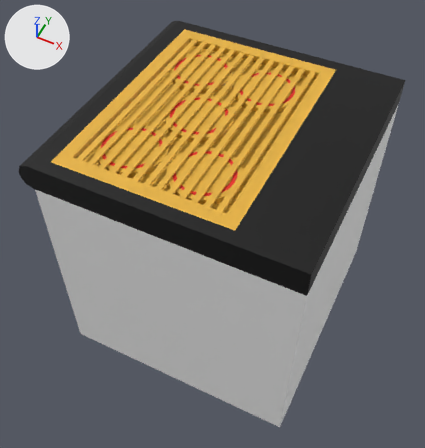
One commit to the FBX model Unity/Goremet Chef/Assets/Meshes/stovecounter.fbx: the scene before it, then after it.
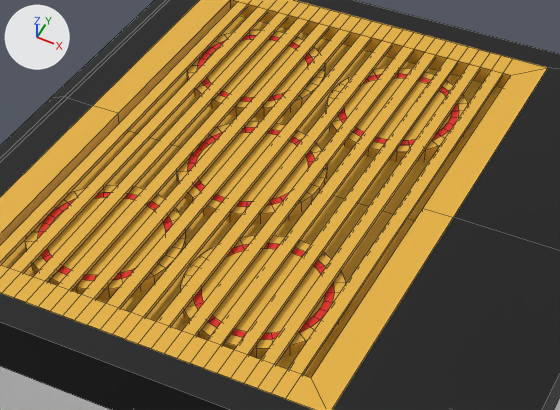
Each version appears first whole from a 50 mm camera at (1.38, -2.95, 3.54) aimed at (-0.05, -0.08, -0.04), and next in a close-up on the part from 20% to 80% of the width and 9% to 51% of the height. The lights are fixed; the arrows at upper left show +X, +Y and +Z. The close-ups show mesh edges as thin lines.

Before the edit, the objects in view are built like this:
```python
me_cube_002 = bpy.data.meshes.new('Cube.002')
me_cube_002.from_pydata(...)  # 820 vertices, 638 faces; spans x -1.0..1.0, y -1.0..1.0, z -1.0..1.0
# faces by material slot: [30, 26, 422, 160]
me_cube_002.materials.append(mat_material_001)  # white #ffffff
me_cube_002.materials.append(mat_material_002)  # black #000000
me_cube_002.materials.append(mat_material_003)  # orange #e7b23e
me_cube_002.materials.append(mat_material_004)  # red #e72519
ob_cube = bpy.data.objects.new('Cube', me_cube_002)
ob_cube.location = (0.0, 0.0, 0.0)
```
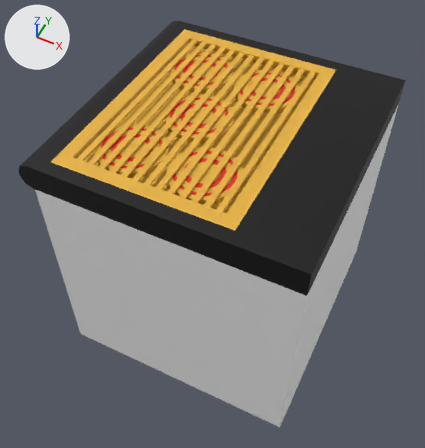
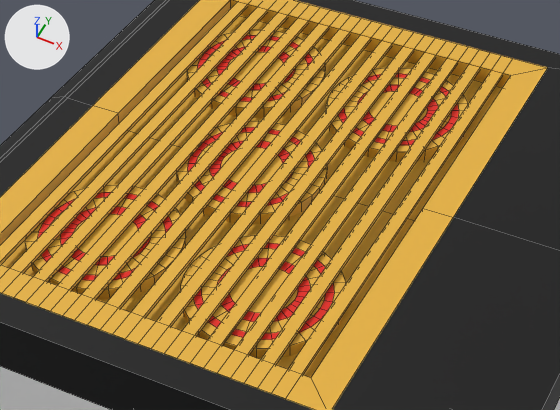
Pixel boxes (x1, y1, x2, y2) of what changed, in the close-ups (560 x 410 px):
```json
{"part": 1, "of": "me_cube_002", "change": "added", "after": [47, 132, 325, 333]}
{"part": 2, "of": "me_cube_002", "change": "added", "after": [207, 39, 451, 141]}
```

Scene script edits in JSON lines:
```json
{"block": "me_cube_002", "where": "# used by ob_cube; location = (0.0, 0.0, 0.0)"}
{"op": "remove", "block": "me_cube_002", "code": "me_cube_002.from_pydata(...)  # 820 vertices, 638 faces; spans x -1.0..1.0, y -1.0..1.0, z -1.0..1.0"}
{"op": "add", "block": "me_cube_002", "code": "me_cube_002.from_pydata(...)  # 1140 vertices, 958 faces; spans x -1.0..1.0, y -1.0..1.0, z -1.0..1.0"}
{"block": "me_cube_002", "change": "me_cube_002 part 1: 192 vertices added at x -0.56..0.25, y -0.66..0.11, z 0.98"}
{"block": "me_cube_002", "change": "me_cube_002 part 2: 128 vertices added at x -0.56..0.25, y 0.34..0.61, z 0.98"}
```
